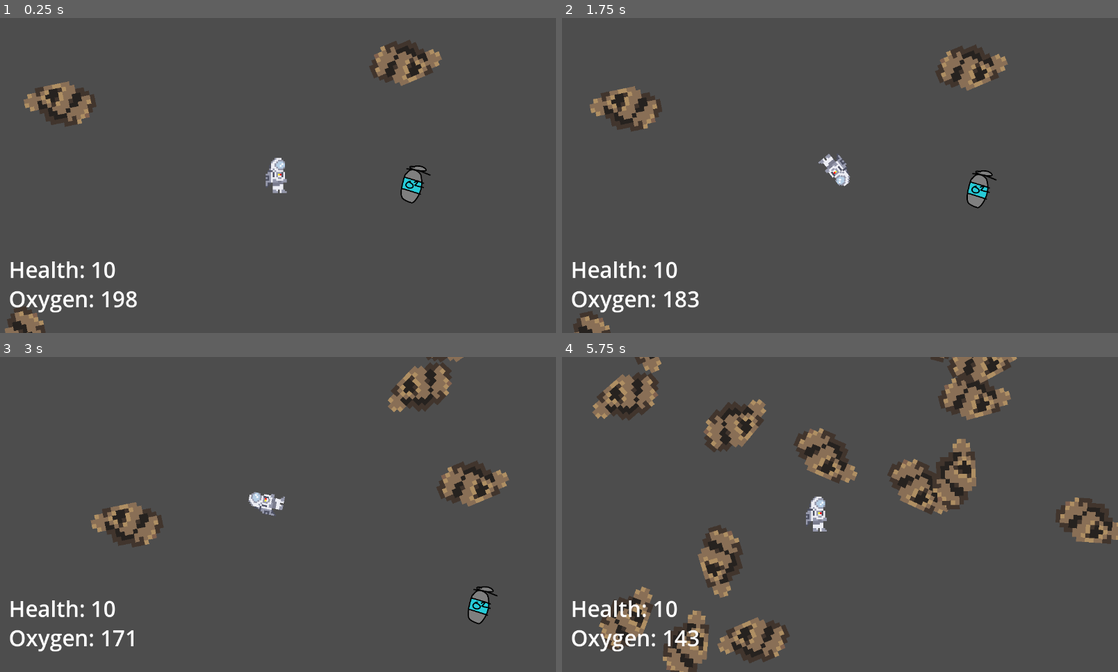
Above: before the commit, frames 1-4 (two rows, left to right).
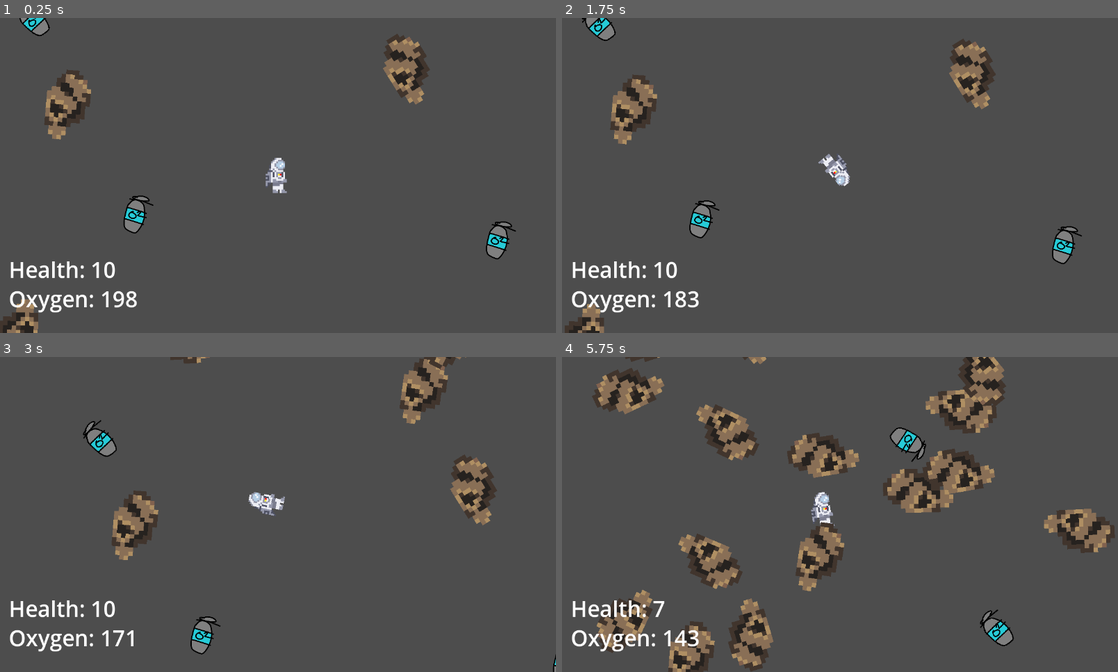
Above: after the commit, the same moments.

Repository: AgilMonkey/NoOxygenGame-ItechGamejam2023
Game: Godot game, scene res://scenes/Main.tscn
The game is run twice, just before and just after one commit, with the same random seed, the same clock (stepped at 60 frames per second) and the same inputs.
Inputs:
- Up to frame 1 (0.25 s): no input
- Up to frame 2 (1.75 s): tap Enter at 0.5 s; hold Right (move_right) 0.53-1.28 s; hold Down (move_back) from 1.28 s (still down)
- Up to frame 3 (3 s): release Down (move_back) at 2.03 s; hold Right (move_right) 2.03-2.78 s; hold Up (move_forward) from 2.78 s (still down)
- Up to frame 4 (5.75 s): release Up (move_forward) at 3.53 s; hold Left (move_left) 3.53-5.03 s; hold Down (move_back) from 5.03 s (still down)

The runs differ from the first frame. In frame 1, 4.5% of the frame differs, in the area x 0-93%, y 0-100%; in frame 2, 4.5%; in frame 3, 5.1%; in frame 4, 16%, in the area x 5-100%, y 0-100%.

Commit message:
Membuat oxygen tank spawn

Diff:
--- a/scenes/Main.tscn
+++ b/scenes/Main.tscn
@@ -12,7 +12,7 @@
 
 [node name="SpawnManager" type="Node2D" parent="."]
 script = ExtResource("1_d0t83")
-start_spawn_count = 50
+asteroid_spawn_count = 70
 asteroids = Array[PackedScene]([ExtResource("2_doyi7")])
 
 [node name="Astronot" parent="." instance=ExtResource("3_5ol35")]
@@ -24,10 +24,11 @@
 [node name="SpawnAround" type="Node2D" parent="Astronot"]
 script = ExtResource("4_dmxju")
 range_spawn = 2200
+asteroid_spawn_count = 12
 
 [node name="UI" type="CanvasLayer" parent="."]
 
-[node name="Control" type="Control" parent="UI"]
+[node name="GameUI" type="Control" parent="UI"]
 layout_mode = 3
 anchors_preset = 15
 anchor_right = 1.0
@@ -35,7 +36,7 @@
 grow_horizontal = 2
 grow_vertical = 2
 
-[node name="HealthUI" type="Label" parent="UI/Control"]
+[node name="HealthUI" type="Label" parent="UI/GameUI"]
 layout_mode = 1
 anchors_preset = 2
 anchor_top = 1.0
@@ -49,7 +50,7 @@
 text = "Health: 10"
 script = ExtResource("5_n3ltv")
 
-[node name="OxygenUI" type="Label" parent="UI/Control"]
+[node name="OxygenUI" type="Label" parent="UI/GameUI"]
 layout_mode = 1
 anchors_preset = 2
 anchor_top = 1.0
@@ -64,7 +65,10 @@
 script = ExtResource("6_ak3ph")
 
 [node name="OxygenTank" parent="." instance=ExtResource("7_0lmgl")]
-position = Vector2(753, 374)
+position = Vector2(948, 502)
 
-[connection signal="on_health_changed" from="Astronot" to="UI/Control/HealthUI" method="_on_astronot_on_health_changed"]
-[connection signal="on_oxygen_changed" from="Astronot" to="UI/Control/OxygenUI" method="_on_astronot_on_oxygen_changed"]
+[node name="OxygenTank2" parent="." instance=ExtResource("7_0lmgl")]
+position = Vector2(120, 443)
+
+[connection signal="on_health_changed" from="Astronot" to="UI/GameUI/HealthUI" method="_on_astronot_on_health_changed"]
+[connection signal="on_oxygen_changed" from="Astronot" to="UI/GameUI/OxygenUI" method="_on_astronot_on_oxygen_changed"]
--- a/scenes/entity/astronot/astronot.gd
+++ b/scenes/entity/astronot/astronot.gd
@@ -3,6 +3,8 @@
 # Stat var
 var health := 10
 var oxygen := 200
+
+@export var oxygen_replenish := 65
 
 # Movement var
 var speed := 300.0
@@ -56,7 +58,7 @@
 	if body.is_in_group("damaging"):
 		damage(1)
 	if body.is_in_group("oxygen"):
-		reduce_oxygen(-50)
+		reduce_oxygen(-oxygen_replenish)
 		body.queue_free()
 
 
--- a/scenes/entity/astronot/astronot.tscn
+++ b/scenes/entity/astronot/astronot.tscn
@@ -29,7 +29,7 @@
 autostart = true
 
 [node name="OutOfOxygenTimer" type="Timer" parent="."]
-wait_time = 4.0
+wait_time = 2.0
 
 [connection signal="body_entered" from="." to="." method="_on_body_entered"]
 [connection signal="timeout" from="OxygenTimer" to="." method="_on_oxygen_timer_timeout"]
--- a/scenes/entity/oxygen/oxygen_tank.tscn
+++ b/scenes/entity/oxygen/oxygen_tank.tscn
@@ -9,7 +9,7 @@
 [node name="OxygenTank" type="RigidBody2D" groups=["oxygen"]]
 collision_layer = 5
 collision_mask = 7
-mass = 0.1
+mass = 0.02
 gravity_scale = 0.0
 
 [node name="Sprite2D" type="Sprite2D" parent="."]
--- a/scenes/entity/spawn_around.gd
+++ b/scenes/entity/spawn_around.gd
@@ -1,11 +1,13 @@
 extends Node2D
 
 @export var range_spawn = 1500
-@export var spawn_count = 15
+@export var asteroid_spawn_count = 15
+@export var oxygen_spawn_count = 5
 @export_range(0, 1000, 1, "suffix:px") var spawn_until = 300
 var _last_pos : Vector2
 
 var asteroid : PackedScene = preload("res://scenes/entity/asteroid/asteroid.tscn")
+var oxygen_tank : PackedScene = preload("res://scenes/entity/oxygen/oxygen_tank.tscn")
 
 
 func _ready() -> void:
@@ -14,21 +16,22 @@
 func _physics_process(delta: float) -> void:
 	var cur_pos_len = global_position - _last_pos
 	if cur_pos_len.length() > spawn_until:
-		print("Spawn")
 		spawn()
 		_last_pos = global_position
 
 
 func spawn():
-	for i in spawn_count:
-		spawn_randomly_in_circle_ring(range_spawn)
+	for i in asteroid_spawn_count:
+		spawn_randomly_in_circle_ring(asteroid, range_spawn)
+	for j in oxygen_spawn_count:
+		spawn_randomly_in_circle_ring(oxygen_tank, range_spawn)
 
 
-func spawn_randomly_in_circle_ring(radius: float) -> void:
+func spawn_randomly_in_circle_ring(obj: PackedScene, radius: float) -> void:
 	var rand_rot = randi_with_step(0, 360, 15)
 	var rand_pos : Vector2 = Vector2.from_angle(deg_to_rad(rand_rot)) * radius
 
-	spawn_asteroid(rand_pos + global_position)
+	spawn_something_with_random_prop(obj, rand_pos + global_position)
 
 
 ## Tolong jangan nganu step <= 0
@@ -39,8 +42,20 @@
 	return rand_num * step
 
 
-func spawn_asteroid(pos : Vector2 = Vector2.ZERO):
-	var asteroid_instance : Node2D = asteroid.instantiate()
-	asteroid_instance.position = pos
-	asteroid_instance.rotation = randi_range(0, 360)
-	get_tree().get_root().add_child(asteroid_instance)
+func spawn_something_with_random_prop(obj: PackedScene, pos: Vector2 = Vector2.ZERO):
+	var instance : Node2D = obj.instantiate()
+	instance.position = pos
+	instance.rotation = randi_range(0, 360)
+	get_tree().get_root().add_child(instance)
+
+
+#func spawn_asteroid(pos : Vector2 = Vector2.ZERO):
+#	var asteroid_instance : Node2D = spawn_something(asteroid)
+#	asteroid_instance.position = pos
+#	asteroid_instance.rotation = randi_range(0, 360)
+#	get_tree().get_root().add_child(asteroid_instance)
+#
+#
+#func spawn_something(obj: PackedScene):
+#	var instance : Node2D = obj.instantiate()
+#	return instance
--- a/scenes/entity/spawn_manager.gd
+++ b/scenes/entity/spawn_manager.gd
@@ -5,8 +5,11 @@
 
 @export var start_spawn_area := Vector4(-1000, -1000, 2000, 2000)
 @export var start_spawn_offs_area := Vector4(200, 200, 600, 600)
-@export var start_spawn_count := 100
+@export var asteroid_spawn_count := 100
+@export var oxygen_spawn_count := 20
+
 @export var asteroids : Array[PackedScene]
+var oxygen_tank : PackedScene = preload("res://scenes/entity/oxygen/oxygen_tank.tscn")
 
 var _position_been : Array[Vector2]
 
@@ -14,20 +17,28 @@
 var SCREEN_H = ProjectSettings.get_setting("display/window/size/viewport_height")
 
 func _ready() -> void:
-	spawn_asteroid_with_offset(start_spawn_area, start_spawn_offs_area, start_spawn_count)
+	spawn_asteroid_with_offset(start_spawn_area, start_spawn_offs_area, asteroid_spawn_count)
+	for i in oxygen_spawn_count:
+		var rand_pos = get_random_pos(start_spawn_area, start_spawn_offs_area)
+		spawn_something_with_random_prop(oxygen_tank, rand_pos)
 
 
 func spawn_asteroid_with_offset(area: Vector4, off_area: Vector4, count: int):
 	for i in count:
-		var rand_pos : Vector2
-		for j in range(0, 10):
-			rand_pos = get_random_without_off(area, off_area)
+		var rand_pos = get_random_pos(area, off_area)
+		spawn_random_asteroid(rand_pos)
 
-			if not rand_pos in _position_been:
-				break
 
-		_position_been.append(rand_pos)
-		spawn_random_asteroid(rand_pos)
+func get_random_pos(area: Vector4, off_area: Vector4) -> Vector2:
+	var rand_pos : Vector2
+	for j in range(0, 10):
+		rand_pos = get_random_without_off(area, off_area)
+
+		if not rand_pos in _position_been:
+			break
+
+	_position_been.append(rand_pos)
+	return rand_pos
 
 
 func get_random_without_off(area: Vector4, off_area: Vector4, step: int = 0) -> Vector2:
@@ -69,7 +80,11 @@
 
 func spawn_random_asteroid(pos : Vector2 = Vector2.ZERO):
 	var ran_num = randi_range(0, len(asteroids) - 1)
-	var meteor_instance : Node2D = asteroids[ran_num].instantiate()
-	meteor_instance.position = pos
-	meteor_instance.rotation = randi_range(0, 360)
-	add_child(meteor_instance)
+	var random_asteroid = asteroids[ran_num]
+	spawn_something_with_random_prop(random_asteroid, pos)
+
+func spawn_something_with_random_prop(obj: PackedScene, pos: Vector2 = Vector2.ZERO):
+	var instance : Node2D = obj.instantiate()
+	instance.position = pos
+	instance.rotation = randi_range(0, 360)
+	add_child(instance)
